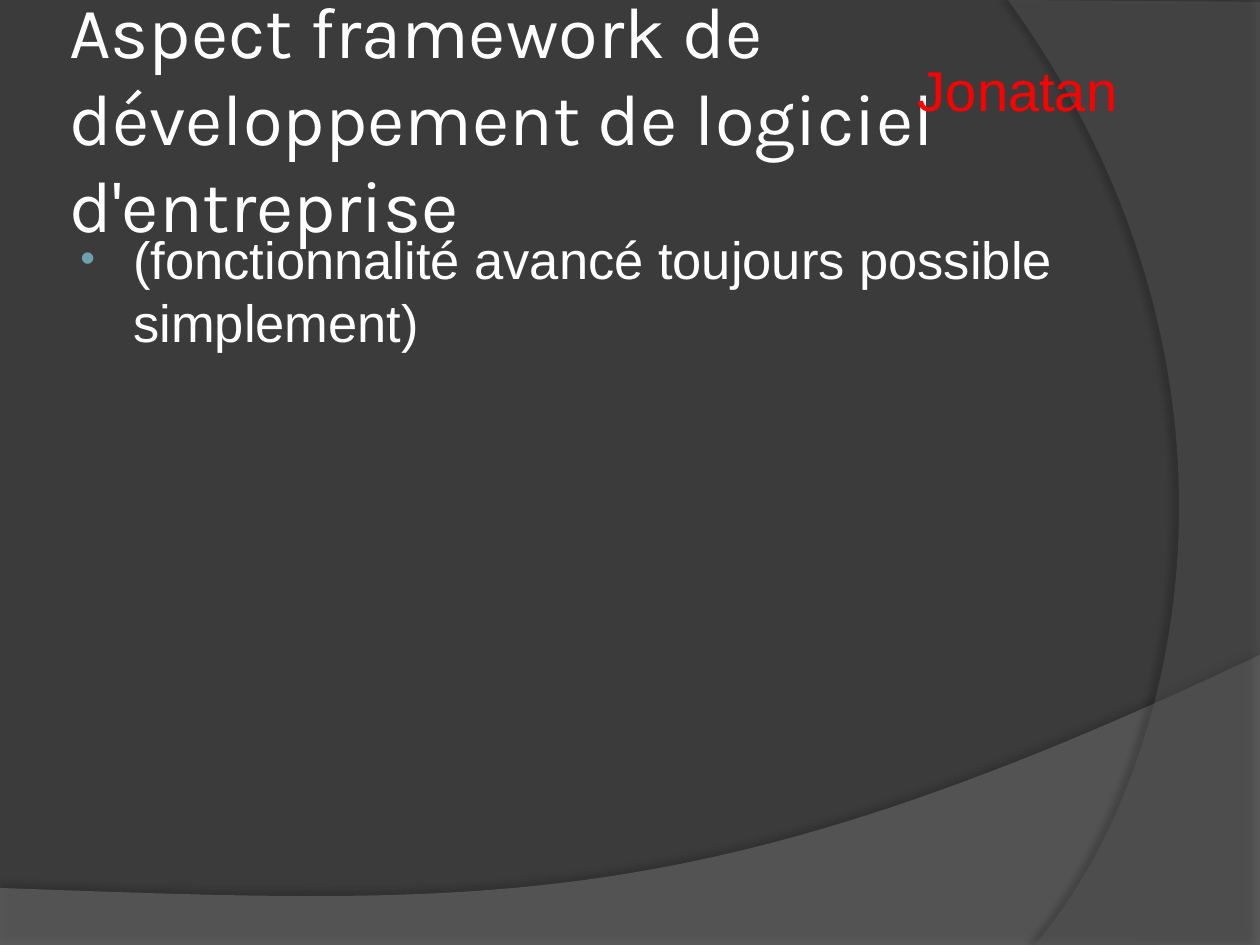
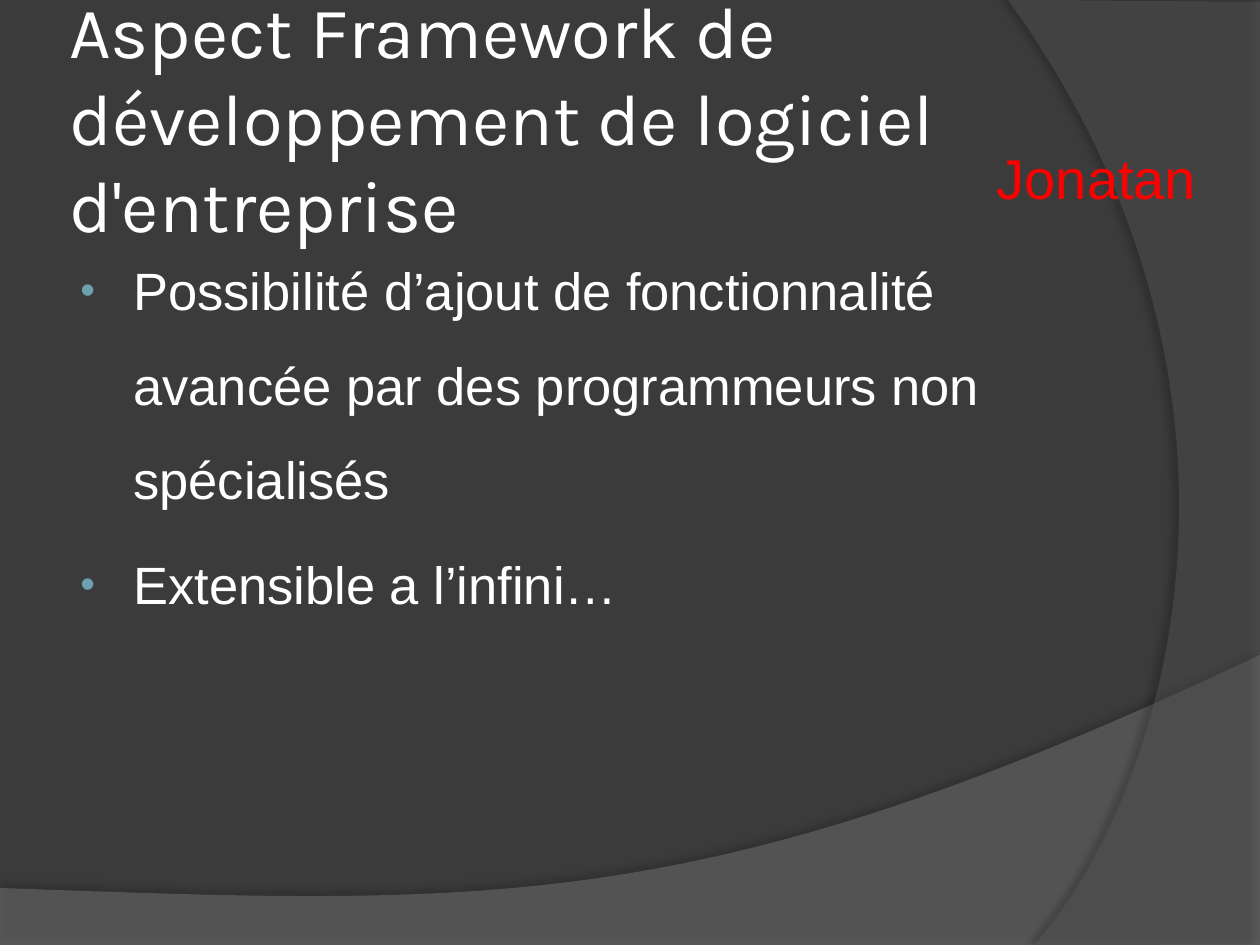
Before and after one commit to udovisdevoh/newtonerp, a slide deck: slide 7 of NewtonERP/Documentation/BeeERP_presentation.pptx. Drawn at 1260x945 pixels with LibreOffice and Linux fonts; fonts in the diff are those of the drawing. Boxes give left, top, right and bottom in pixels: in the first picture for what was removed or moved away, otherwise in the second. Text is boxed around its words. In the diff, an @@ line names an element or a change of style, - is before the commit and + after.

```diff
--- a/NewtonERP/Documentation/BeeERP_presentation.pptx
+++ b/NewtonERP/Documentation/BeeERP_presentation.pptx
@@ title at [69,8,934,249]: text changed @@
-Aspect framework de développement de logiciel d'entreprise
+Aspect Framework de développement de logiciel d'entreprise
@@ text "Jonatan" rewrapped from [918,72,1117,122] to [997,160,1196,200] @@
@@ text at [133,271,980,605]: text changed @@
-• (fonctionnalité avancé toujours possible simplement)
+• Possibilité d’ajout de fonctionnalité avancée par des programmeurs non spécialisés
+• Extensible a l’infini…
```
Also in this commit, not shown: 8 other slides changed.
